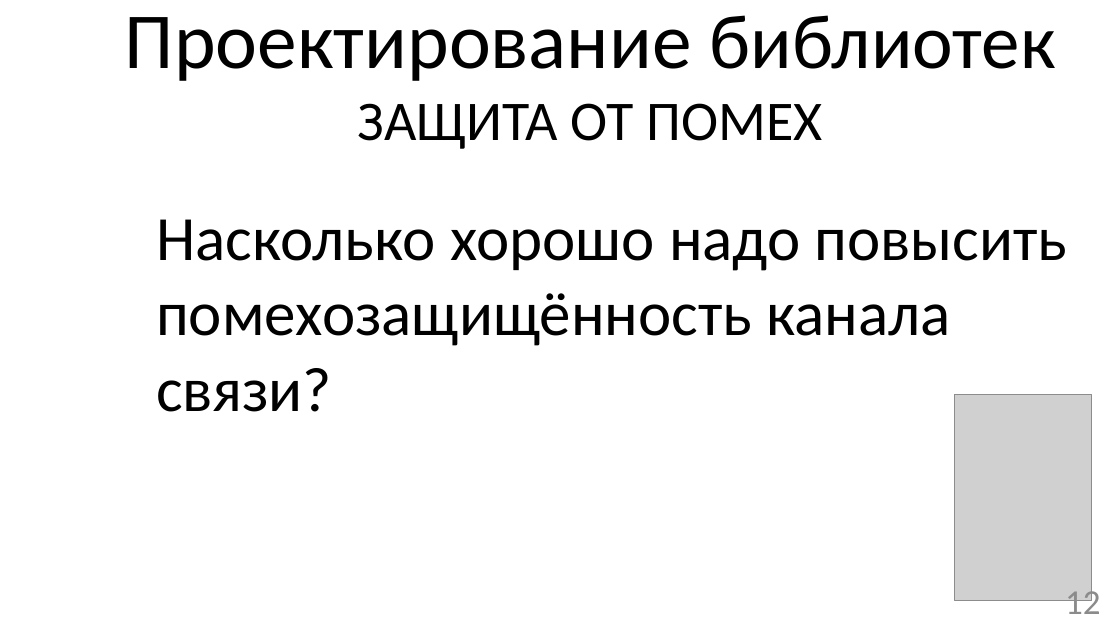
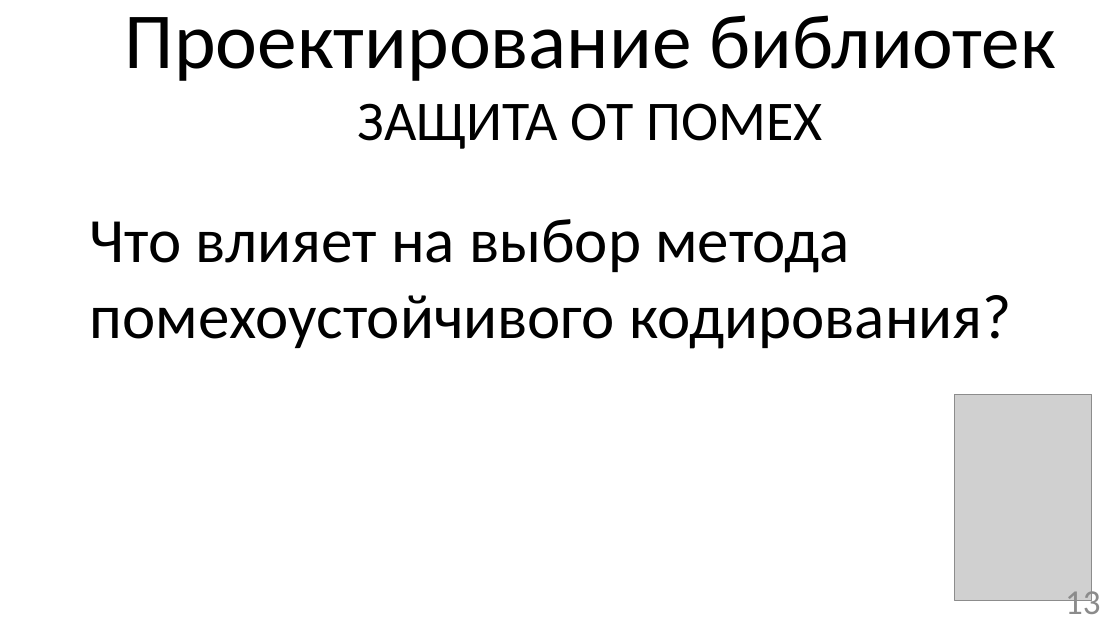
Before and after one commit to mrAdiy/rmsc_bak, a slide deck: slide 13 of Презентация бакалаврской SPEECH.pptx (slide 12 before the commit). Drawn at 1120x630 pixels with LibreOffice and Linux fonts; fonts in the diff are those of the drawing; grey boxes stand for pictures. Boxes give left, top, right and bottom in pixels: in the first picture for what was removed or moved away, otherwise in the second. Text is boxed around its words. In the diff, an @@ line names an element or a change of style, - is before the commit and + after.

```diff
--- a/Презентация бакалаврской SPEECH.pptx
+++ b/Презентация бакалаврской SPEECH.pptx
@@ text at [90,219,1011,349]: text changed @@
-Насколько хорошо надо повысить помехозащищённость канала
-связи?
+Что влияет на выбор метода помехоустойчивого кодирования?
@@ page number at [1065,585,1100,614]: text changed @@
-12
+13
```
Also in this commit, not shown: 3 other slides changed, 1 slide added, 3 other files.
